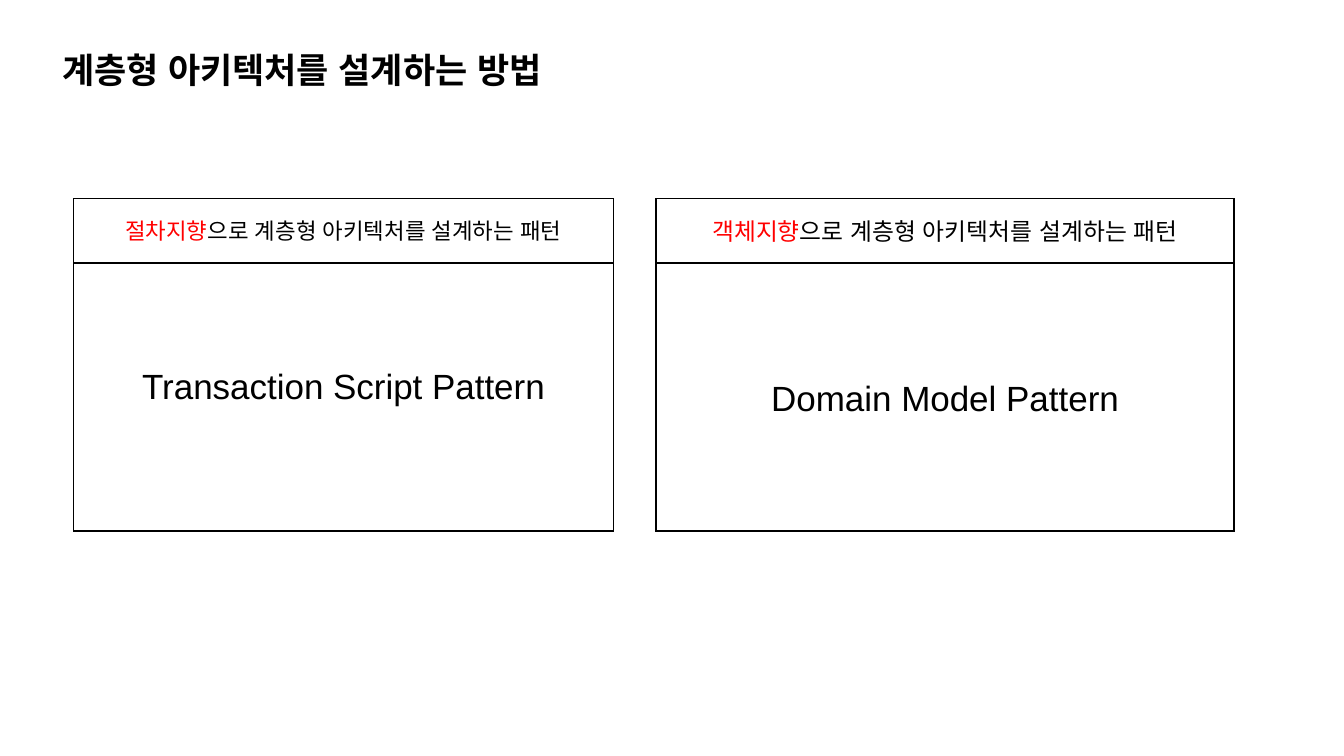
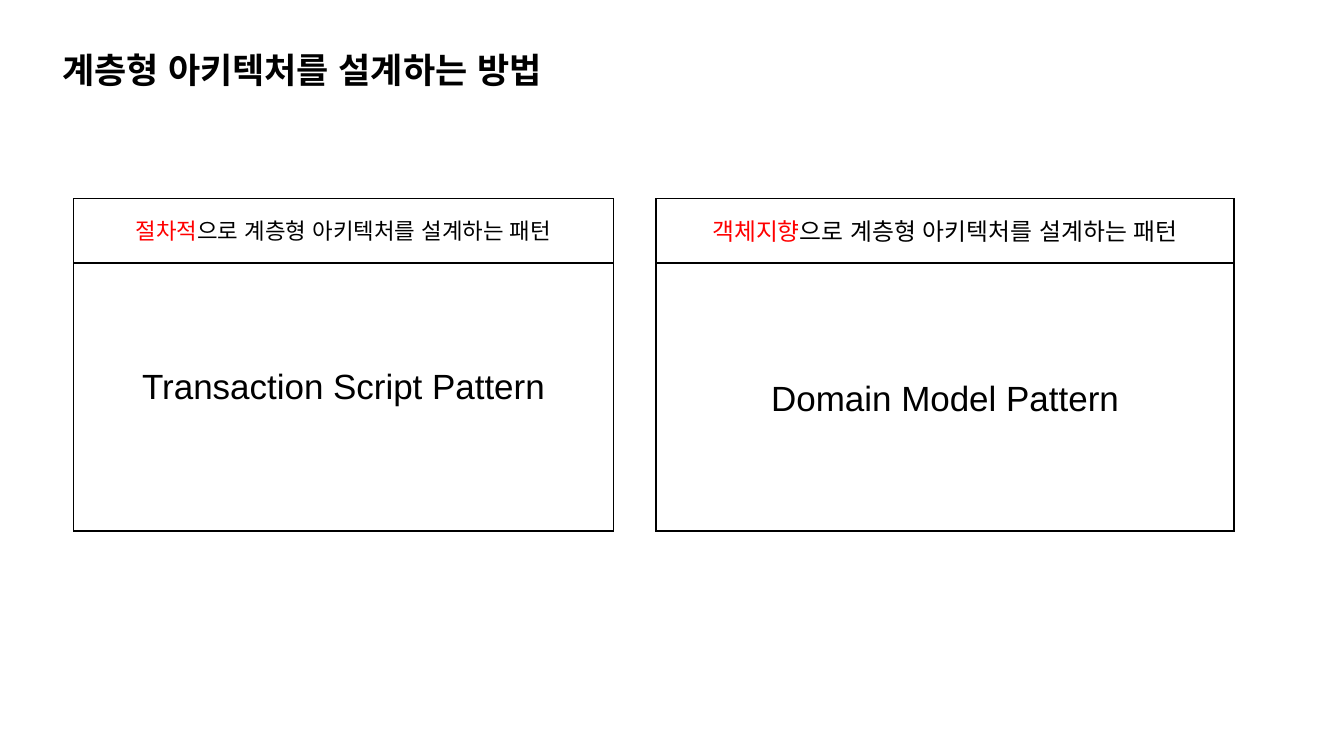
Before and after one commit to K-Diger/RealOOP, a slide deck: slide 6 of RealOOP.pptx. Drawn at 1344x756 pixels with LibreOffice and Linux fonts; fonts in the diff are those of the drawing. Boxes give left, top, right and bottom in pixels: in the first picture for what was removed or moved away, otherwise in the second. Text is boxed around its words. In the diff, an @@ line names an element or a change of style, - is before the commit and + after.

```diff
--- a/RealOOP.pptx
+++ b/RealOOP.pptx
@@ text in rectangle at box(136, 220, 551, 241): text changed @@
-절차지향으로 계층형 아키텍처를 설계하는 패턴
+절차적으로 계층형 아키텍처를 설계하는 패턴
```
Also in this commit, not shown: 17 other slides changed, 8 slides added, 2 slides removed.
